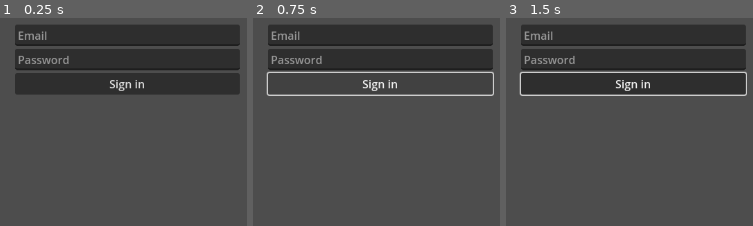
Above: before the commit, frames 1-3 (left to right).
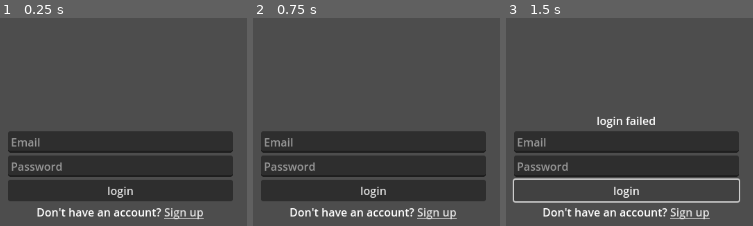
Above: after the commit, the same moments.

Repository: DeepAung/hengdaily
Game: Godot game, scene res://src/menus/authentication_menu.tscn
Same seed, same stepped clock (60 frames per second), same inputs: the game is played once before the commit and once after it.
Inputs (mouse positions are in pixels of both pictures, inside the frame that each line leads up to):
- Up to frame 1 (0.25 s): no input
- Up to frame 2 (0.75 s): click (381, 84) at 0.5 s, where only the run before the commit has a clickable "Sign in"
- Up to frame 3 (1.5 s): click (627, 190) at 1.25 s, where only the run after the commit has a clickable "login"

The runs differ from the first frame. In frame 1, 56% of the frame differs, in the area x 3-98%, y 3-98%; in frame 2, 49%; in frame 3, 51%.

Commit message:
feat: sign_up menu

Diff:
--- a/src/menus/authentication_menu.tscn
+++ b/src/menus/authentication_menu.tscn
@@ -11,21 +11,39 @@
 
 [node name="VBoxContainer" type="VBoxContainer" parent="."]
 layout_mode = 0
-offset_left = 460.0
-offset_top = 73.0
-offset_right = 784.0
-offset_bottom = 224.0
+offset_left = 450.0
+offset_top = 200.0
+offset_right = 774.0
+offset_bottom = 351.0
+
+[node name="Status" type="Label" parent="VBoxContainer"]
+layout_mode = 2
+horizontal_alignment = 1
 
 [node name="Email" type="LineEdit" parent="VBoxContainer"]
 layout_mode = 2
 placeholder_text = "Email"
 
-[node name="Pwd" type="LineEdit" parent="VBoxContainer"]
+[node name="Password" type="LineEdit" parent="VBoxContainer"]
 layout_mode = 2
 placeholder_text = "Password"
+secret = true
 
-[node name="Button" type="Button" parent="VBoxContainer"]
+[node name="SignInBtn" type="Button" parent="VBoxContainer"]
 layout_mode = 2
-text = "Sign in"
+text = "login"
 
-[connection signal="pressed" from="VBoxContainer/Button" to="." method="_on_sign_in_pressed"]
+[node name="HBoxContainer" type="HBoxContainer" parent="VBoxContainer"]
+layout_mode = 2
+alignment = 1
+
+[node name="Label" type="Label" parent="VBoxContainer/HBoxContainer"]
+layout_mode = 2
+text = "Don't have an account?"
+
+[node name="LinkToSignUp" type="LinkButton" parent="VBoxContainer/HBoxContainer"]
+layout_mode = 2
+text = "Sign up"
+
+[connection signal="pressed" from="VBoxContainer/SignInBtn" to="." method="_on_log_in_pressed"]
+[connection signal="pressed" from="VBoxContainer/HBoxContainer/LinkToSignUp" to="." method="_on_link_to_sign_up_pressed"]
--- /dev/null
+++ b/src/menus/signup_menu.tscn
@@ -0,0 +1,52 @@
+[gd_scene load_steps=2 format=3 uid="uid://c3k5xwq38qepi"]
+
+[ext_resource type="Script" uid="uid://c5g3mnobn7tme" path="res://src/sys/AuthManager.gd" id="1_puoug"]
+
+[node name="SignUpMenu" type="Control"]
+layout_mode = 3
+anchors_preset = 0
+script = ExtResource("1_puoug")
+
+[node name="VBoxContainer" type="VBoxContainer" parent="."]
+layout_mode = 0
+offset_left = 450.0
+offset_top = 200.0
+offset_right = 774.0
+offset_bottom = 351.0
+
+[node name="Status" type="Label" parent="VBoxContainer"]
+layout_mode = 2
+horizontal_alignment = 1
+
+[node name="Email" type="LineEdit" parent="VBoxContainer"]
+layout_mode = 2
+placeholder_text = "Email"
+
+[node name="Password" type="LineEdit" parent="VBoxContainer"]
+layout_mode = 2
+placeholder_text = "Password"
+secret = true
+
+[node name="ConfirmPassword" type="LineEdit" parent="VBoxContainer"]
+layout_mode = 2
+placeholder_text = "Confirm Password"
+secret = true
+
+[node name="SignUpBtn" type="Button" parent="VBoxContainer"]
+layout_mode = 2
+text = "Sign up"
+
+[node name="HBoxContainer" type="HBoxContainer" parent="VBoxContainer"]
+layout_mode = 2
+alignment = 1
+
+[node name="Label" type="Label" parent="VBoxContainer/HBoxContainer"]
+layout_mode = 2
+text = "Already have an account?"
+
+[node name="LinkToSignIn" type="LinkButton" parent="VBoxContainer/HBoxContainer"]
+layout_mode = 2
+text = "Sign in"
+
+[connection signal="pressed" from="VBoxContainer/SignUpBtn" to="." method="_on_register_pressed"]
+[connection signal="pressed" from="VBoxContainer/HBoxContainer/LinkToSignIn" to="." method="_on_link_to_sign_pressed"]
--- a/src/sys/AuthManager.gd
+++ b/src/sys/AuthManager.gd
@@ -1,18 +1,43 @@
 extends Control
 
-func _ready() -> void:
-	Firebase.Auth.login_succeeded.connect(on_sign_in_success)
-	Firebase.Auth.login_failed.connect(on_sign_in_fail)
+func _ready():
+	Firebase.Auth.login_succeeded.connect(_on_FirebaseAuth_login_succeeded)
+	Firebase.Auth.signup_succeeded.connect(_on_FirebaseAuth_login_succeeded)
+	Firebase.Auth.login_failed.connect(on_login_failed)
+	Firebase.Auth.signup_failed.connect(on_signup_failed)
 
-func _on_sign_in_pressed() -> void:
+func _on_log_in_pressed():
+	$VBoxContainer/Status.text =  "login...."
 	var email = $VBoxContainer/Email.text
-	var password = $VBoxContainer/Pwd.text
+	var password = $VBoxContainer/Password.text
 	Firebase.Auth.login_with_email_and_password(email, password)
 
-func on_sign_in_success(auth):
+func _on_register_pressed():
+	var email = $VBoxContainer/Email.text
+	var password = $VBoxContainer/Password.text
+	var confirmPassword = $VBoxContainer/ConfirmPassword.text
+	if(password != confirmPassword):
+		on_signup_failed("Passwords don't match", "Passwords don't match")
+	else:
+		Firebase.Auth.signup_with_email_and_password(email, password)
+
+func _on_FirebaseAuth_login_succeeded(auth):
+	$VBoxContainer/Status.text =  "login successfully"
 	print(auth)
 
-func on_sign_in_fail(err, msg):
-	print(err)
-	print(msg)
-	print("success")
+func on_login_failed(error_code, message):
+	print("error code: " + str(error_code))
+	print("message: " + str(message))
+	$VBoxContainer/Status.text =  "login failed"
+
+func on_signup_failed(error_code, message):
+	print("error code: " + str(error_code))
+	print("message: " + str(message))
+	$VBoxContainer/Status.text = str(message)
+
+func _on_link_to_sign_up_pressed() -> void:
+	get_tree().change_scene_to_file("res://src/menus/signup_menu.tscn")
+
+
+func _on_link_to_sign_pressed() -> void:
+	get_tree().change_scene_to_file("res://src/menus/authentication_menu.tscn")
